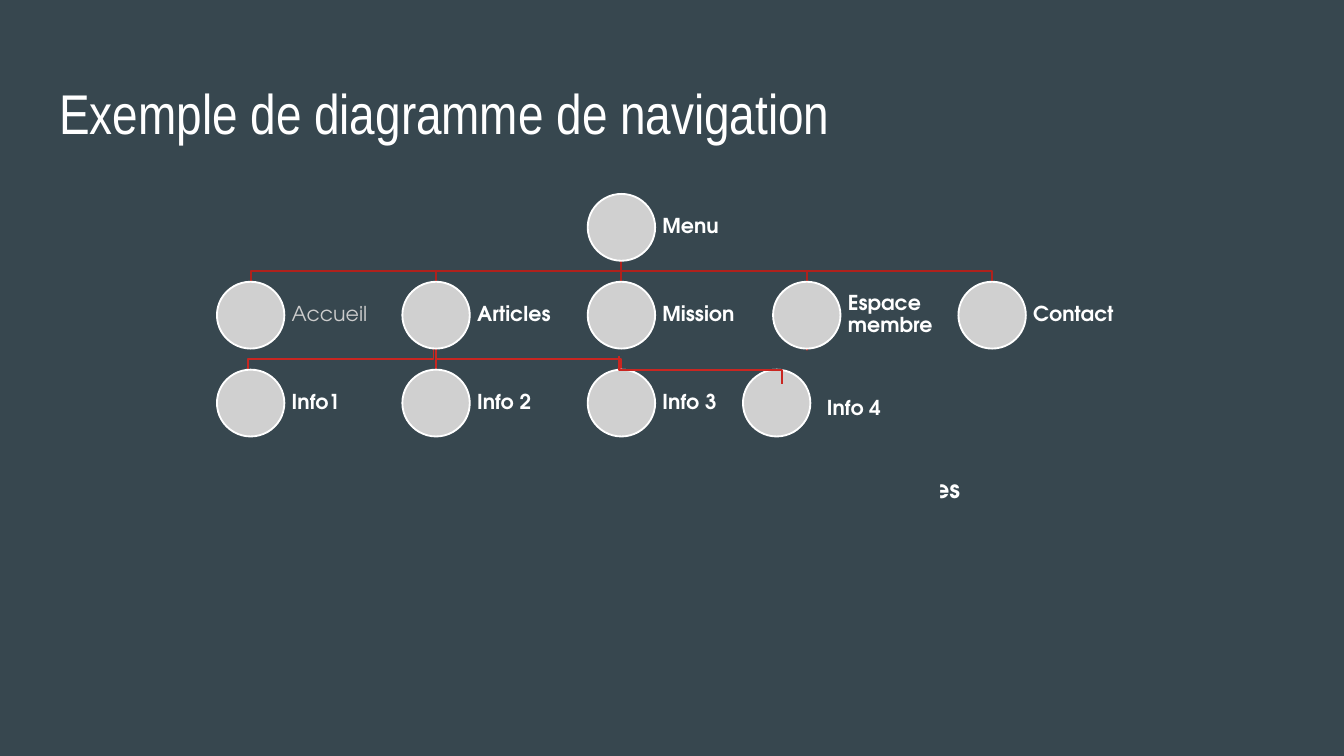
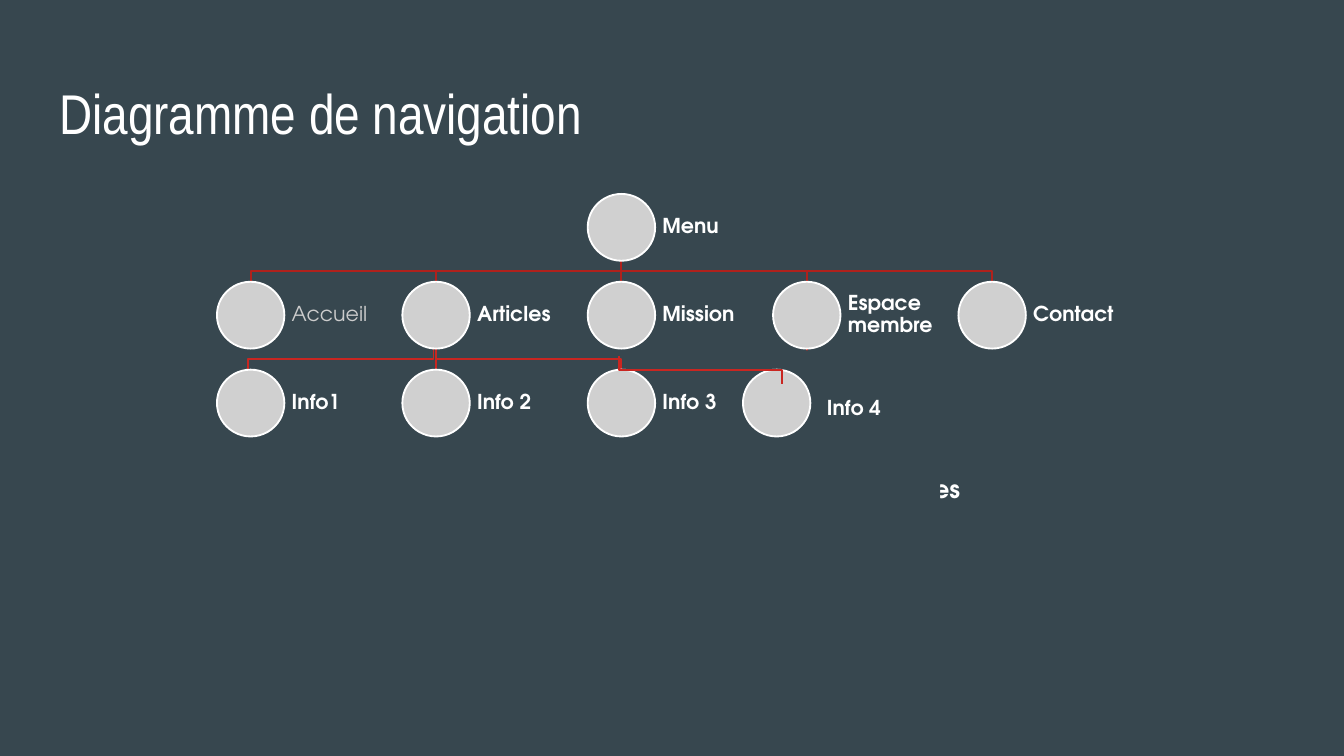
Before and after one commit to cegepmatane/technologies-web-2024-enderbird, a slide deck: slide 2 of MON SITE/documents/Diagramme et plan de navigation.pptx. Drawn at 1344x756 pixels with LibreOffice and Linux fonts; fonts in the diff are those of the drawing; grey boxes stand for pictures. Boxes give left, top, right and bottom in pixels: in the first picture for what was removed or moved away, otherwise in the second. Text is boxed around its words. In the diff, an @@ line names an element or a change of style, - is before the commit and + after.

```diff
--- a/MON SITE/documents/Diagramme et plan de navigation.pptx
+++ b/MON SITE/documents/Diagramme et plan de navigation.pptx
@@ title at (x1=59, y1=93, x2=582, y2=144): text changed @@
-Exemple de diagramme de navigation
+Diagramme de navigation
```
Also in this commit, not shown: 1 other slide changed, 1 slide added, 7 other files.
